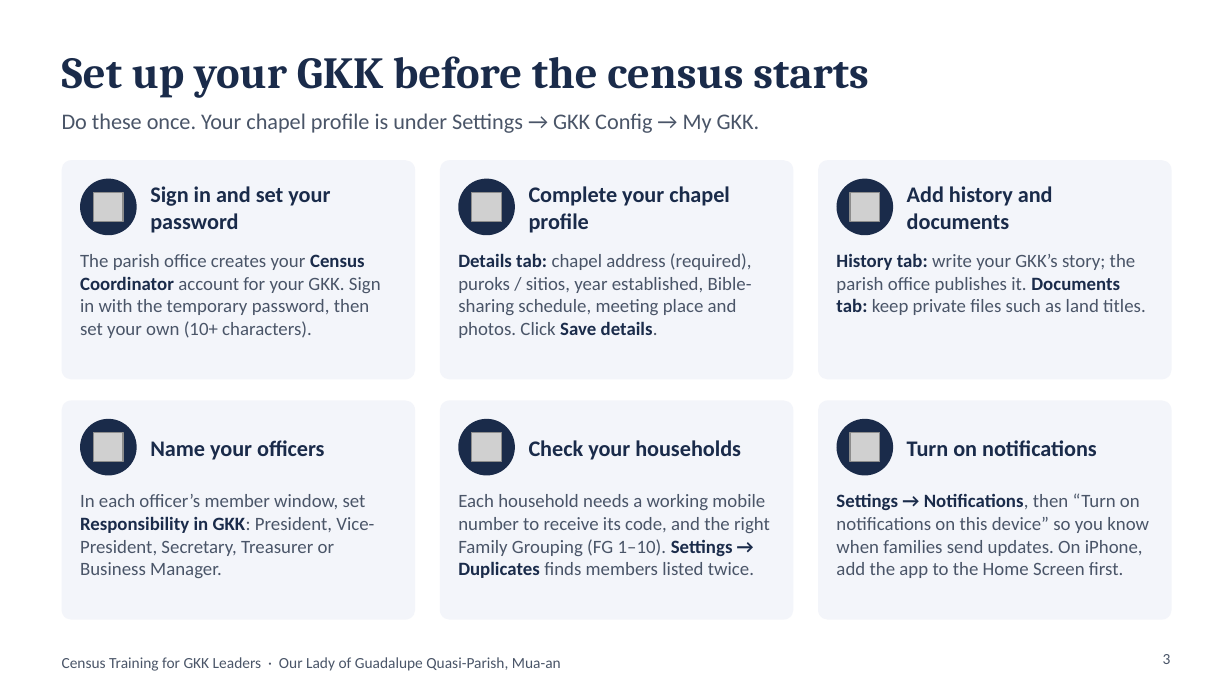
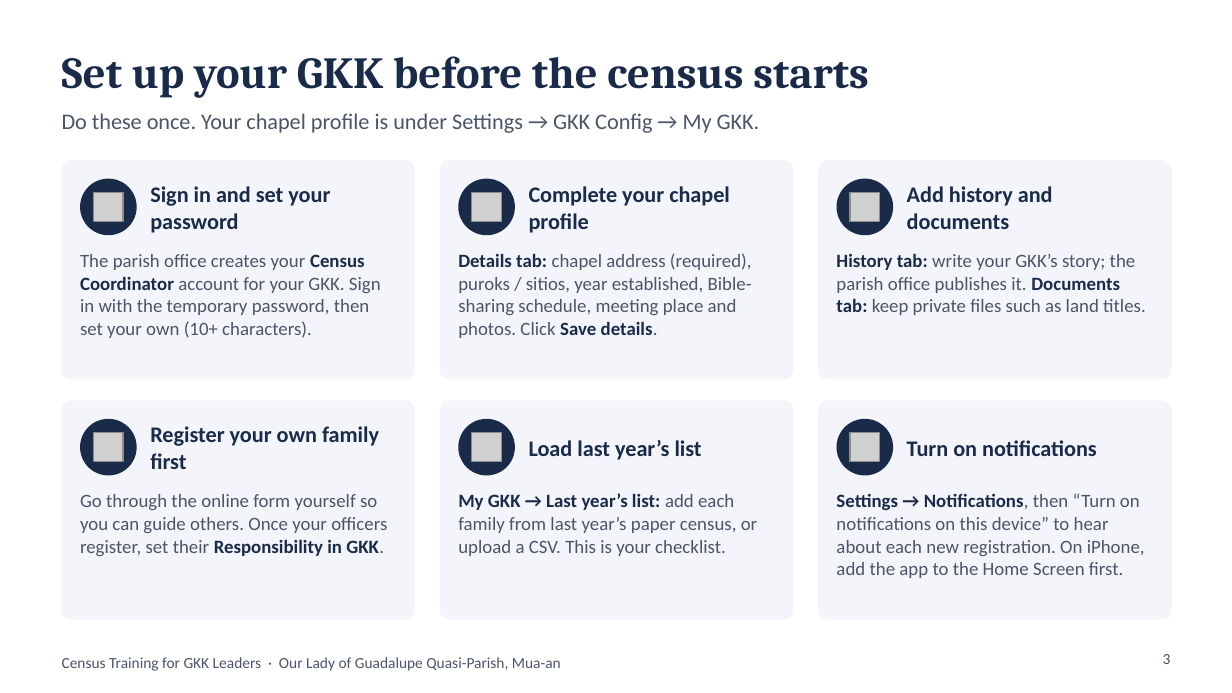
Before and after one commit to DaveenDev/parish-members-registry, a slide deck: slide 3 of docs/GKK-Leaders-Census-Training.pptx. Drawn at 1232x693 pixels with LibreOffice and Linux fonts; fonts in the diff are those of the drawing; grey boxes stand for pictures. Boxes give left, top, right and bottom in pixels: in the first picture for what was removed or moved away, otherwise in the second. Text is boxed around its words. In the diff, an @@ line names an element or a change of style, - is before the commit and + after.

```diff
--- a/docs/GKK-Leaders-Census-Training.pptx
+++ b/docs/GKK-Leaders-Census-Training.pptx
@@ text at (x1=150, y1=426, x2=379, y2=469): text changed @@
-Name your officers
+Register your own family first
@@ text at (x1=529, y1=440, x2=702, y2=460): text changed @@
-Check your households
+Load last year’s list
@@ text at (x1=80, y1=494, x2=387, y2=556): text changed @@
-In each officer’s member window, set Responsibility in GKK: President, Vice-President, Secretary, Treasurer or Business Manager.
+Go through the online form yourself so you can guide others. Once your officers register, set their Responsibility in GKK.
@@ text at (x1=458, y1=493, x2=757, y2=556): text changed @@
-Each household needs a working mobile number to receive its code, and the right Family Grouping (FG 1–10). Settings → Duplicates finds members listed twice.
+My GKK → Last year’s list: add each family from last year’s paper census, or upload a CSV. This is your checklist.
@@ text at (x1=836, y1=493, x2=1145, y2=578): text changed @@
-Settings → Notifications, then “Turn on notifications on this device” so you know when families send updates. On iPhone, add the app to the Home Screen first.
+Settings → Notifications, then “Turn on notifications on this device” to hear about each new registration. On iPhone, add the app to the Home Screen first.
```
Also in this commit, not shown: 9 other slides changed, 5 slides added, 3 slides removed.
